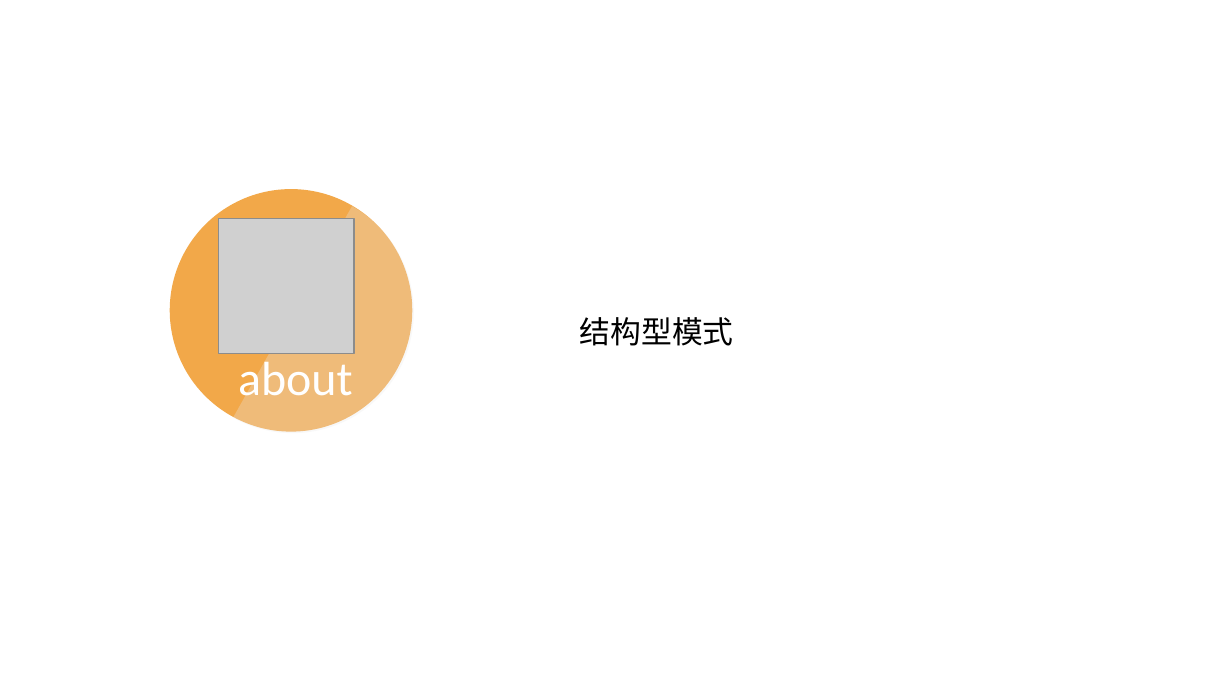
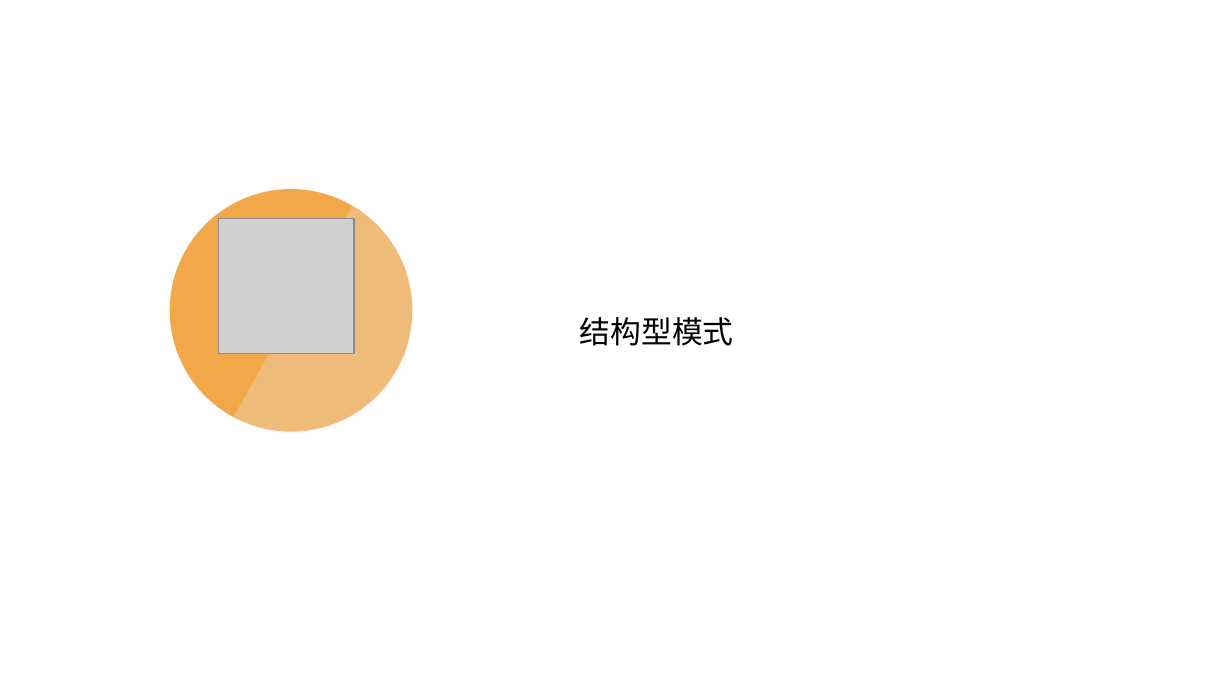
Before and after one commit to XpreeYU/design-mode, a slide deck: slide 10 of design mode.pptx. Drawn at 1232x693 pixels with LibreOffice and Linux fonts; fonts in the diff are those of the drawing; grey boxes stand for pictures; background and template pictures are left out. Boxes give left, top, right and bottom in pixels: in the first picture for what was removed or moved away, otherwise in the second. Text is boxed around its words. In the diff, an @@ line names an element or a change of style, - is before the commit and + after.

```diff
--- a/design mode.pptx
+++ b/design mode.pptx
@@ text removed at [238, 354, 352, 406] @@
-about
```
Also in this commit, not shown: 6 other slides changed, 1 slide added, 1 slide removed.
